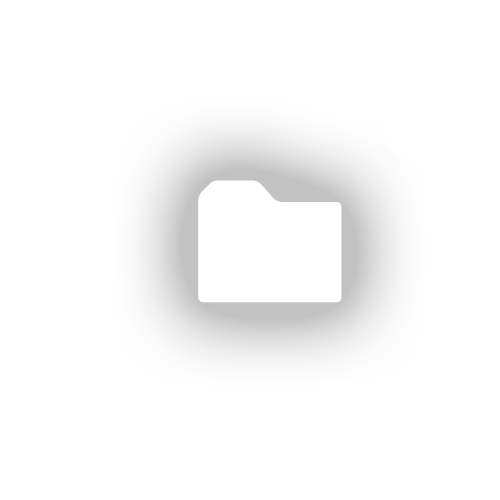
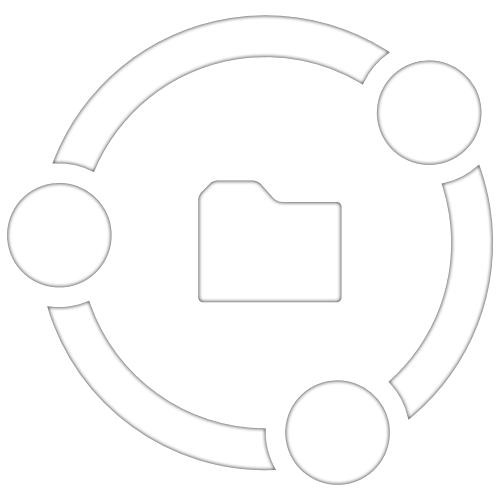
Two versions of the same layered image (500 × 500). Layer-by-layer changes:
pixels changed over [7, 15, 493, 485] (layer not identified)
